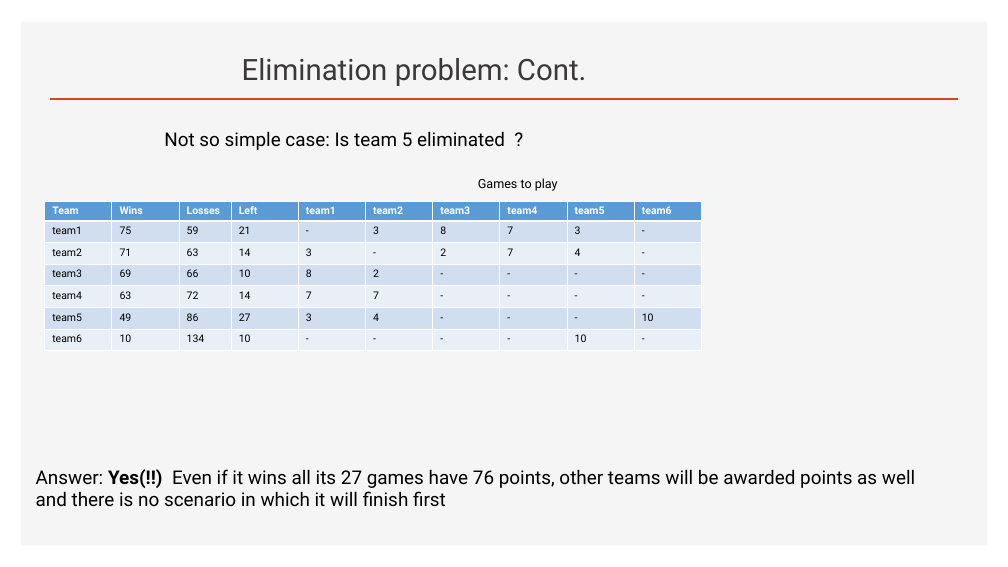
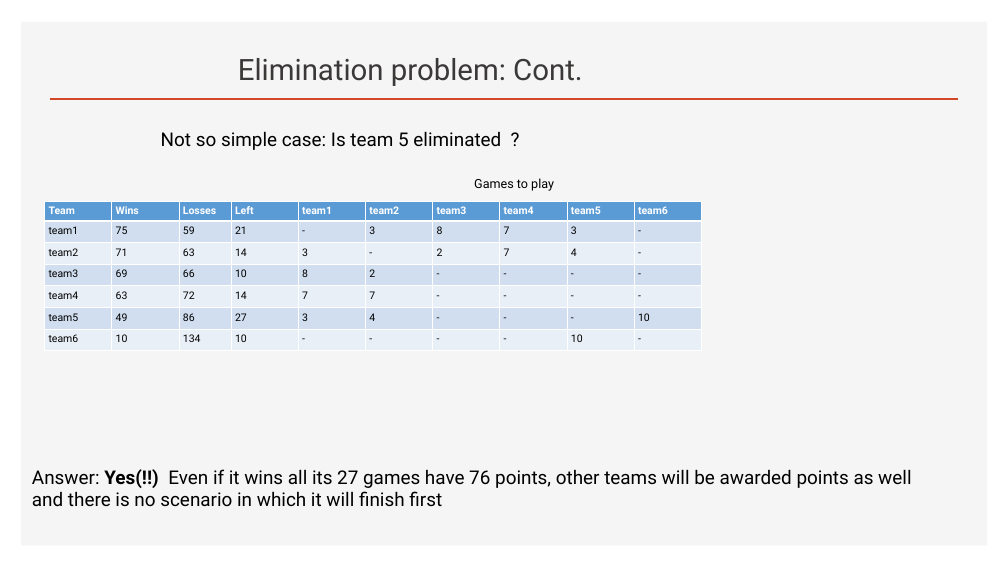
Before and after one commit to Pomona-College-CS181-SP2020/NBAelimination, a slide deck: slide 3 of Basketball-Elimination_problem.pptx. Drawn at 1008x567 pixels with LibreOffice and Linux fonts; fonts in the diff are those of the drawing. Boxes give left, top, right and bottom in pixels: in the first picture for what was removed or moved away, otherwise in the second. Text is boxed around its words. In the diff, an @@ line names an element or a change of style, - is before the commit and + after.

```diff
--- a/Basketball-Elimination_problem.pptx
+++ b/Basketball-Elimination_problem.pptx
@@ 2 texts, 1 title: place and size @@
-2 texts, 1 title at bbox=[164, 58, 586, 191]
+2 texts, 1 title at bbox=[161, 58, 582, 191]
@@ table at bbox=[45, 201, 702, 346] @@
@@ fill #D2DEEF to #D0DEEF in 30 cells @@
@@ fill #EAEFF7 to #E9EFF7 in 30 cells @@
@@ text "Answer: Yes(!!) Even if it ...": place and size @@
-text "Answer: Yes(!!) Even if it ..." at bbox=[36, 469, 915, 507]
+text "Answer: Yes(!!) Even if it ..." at bbox=[32, 469, 911, 506]
```
Also in this commit, not shown: 11 other slides changed.
